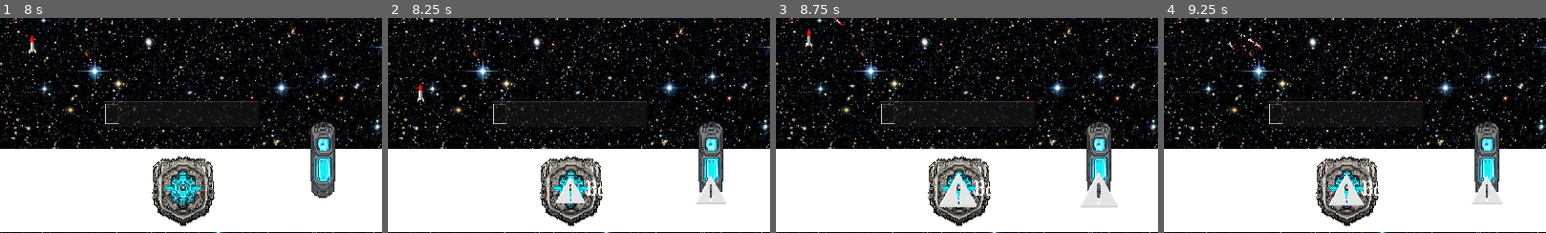
Above: before the commit, frames 1-4 (left to right).
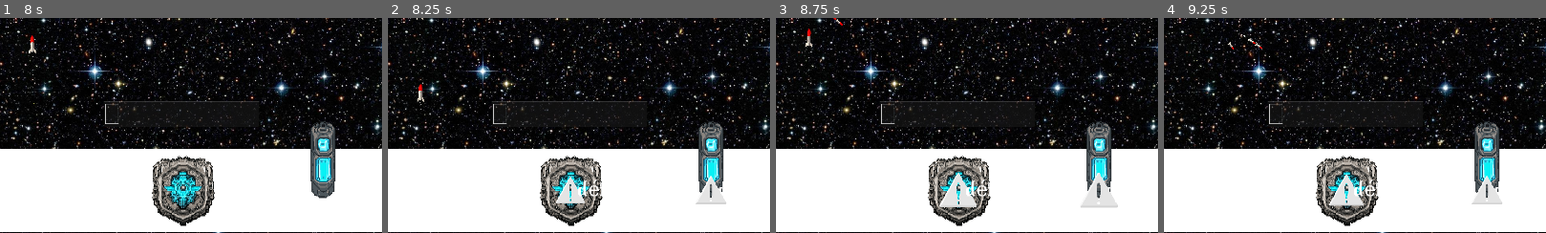
Above: after the commit, the same moments.

Repository: HephaistosForge/LinguaCaelestia
Game: Godot game, scene res://levels/main.tscn
The game is run twice, just before and just after one commit, with the same random seed, the same clock (stepped at 60 frames per second) and the same inputs.
Inputs (mouse positions are % of the whole screen's width and height, from its top left):
- Up to frame 1 (8 s): click (50, 72) at 0.52 s; type "bibliothek" at 0.6 s; type "pepa" at 2 s; type "certificat" at 6.5 s; type "peni" at 7.25 s
- Up to frame 2 (8.25 s): type "ako" at 8 s
- Up to frame 3 (8.75 s): no input
- Up to frame 4 (9.25 s): type "Bouclier" at 8.75 s
The pictures show only the part of the screen within x 26-76%, y 50-100%; the shares and areas given below are measured in that part.

Frame 1 is identical in both runs. In frame 2, 0.3% of the frame differs, in the area x 49-88%, y 75-84%; in frame 3, 0.3%; in frame 4, 0.3%.

Commit message:
More shields than Lulu

Diff:
--- a/globals/languages.gd
+++ b/globals/languages.gd
@@ -12,7 +12,7 @@
 		"Mechanical engineering","Mathematics","After work hours","Computer Science","Zero",
 		"One","Two","Three","Four","Five","Six","Seven","Eight","Nine","Ten"
 	],
-	["Shield"],
+	["Shield", "defend", "block", "protect", "Guard"],
 	["Rocket","Laser"],
 	preload("res://entities/enemies/latin/cruiser.tscn"),
 )
@@ -30,7 +30,7 @@
 			"Maschinenbau","Mathematik","Feierabend","Informatik","Null","Eins","Zwei","Drei",
 			"Vier","Fünf","Sechs","Sieben","Acht","Neun","Zehn"
 		],
-		["Schild"],
+		["Schild", "verteidigen", "blocken", "schützen", "Wächter"],
 		["Rakete","Laser"],
 		preload("res://entities/enemies/german/cruiser.tscn"),
 	),
@@ -48,7 +48,7 @@
 			"disciplina informatica"," nullus ","unus ","duo ","tres ","quattuor ","quinque",
 			"sex","septem ","octo","novem","decem"
 		],
-		["scutum"],
+		["scutum", "defensio", "arcēre", "tueri", "custodia"],
 		["missile","telum"],
 		preload("res://entities/enemies/latin/cruiser.tscn"),
 	),
@@ -65,7 +65,7 @@
 			"ʻepekema kamepiula","ʻole","ʻekahi","ʻelua","ʻekolu","eha","ʻelima","ʻeono","ʻehiku",
 			"ʻewalu","ʻeiwa","ʻumi"
 		],
-		["pale pale"],
+		["pale pale", "pale aku", "poloka", "e hoomalu", "kiai"],
 		["pana", "ihe"],
 		preload("res://entities/enemies/hawaiian/cruiser.tscn"),
 	),
@@ -82,7 +82,7 @@
 			"Soirée de fête","Informatique","Zéro","Un","Deux","Trois","Quatre","Cinq","Six",
 			"Sept","Huit","Neuf","Dix"
 		],
-		["Bouclier"],
+		["Bouclier", "défendent", "bloquer", "protègent", "Gardien"],
 		["Missile","Laser"],
 		preload("res://entities/enemies/french/cruiser.tscn"),
 	),
